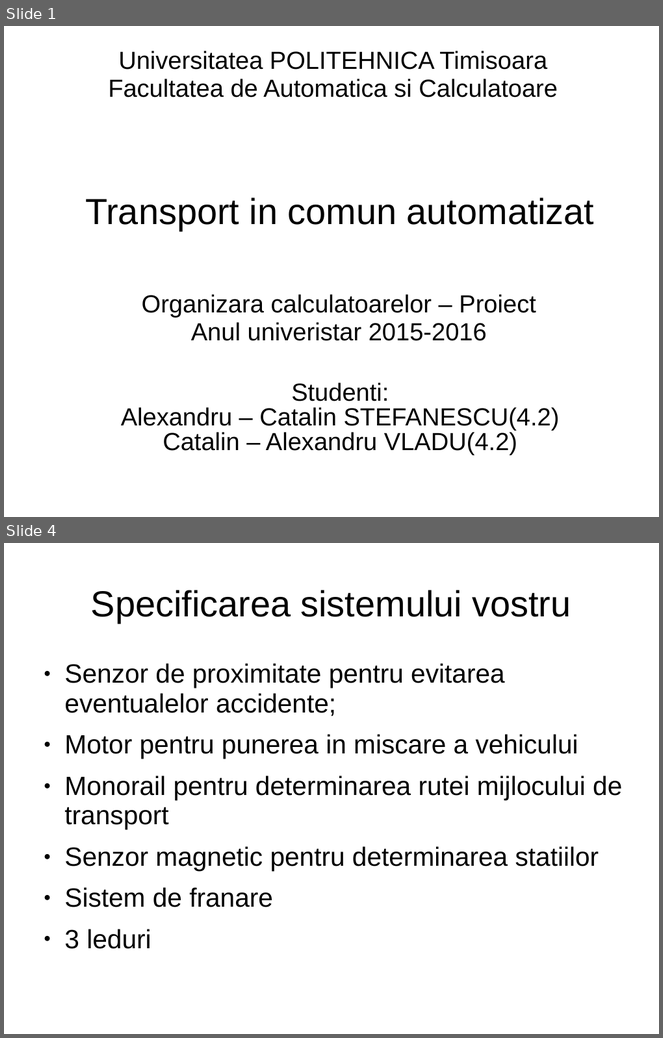
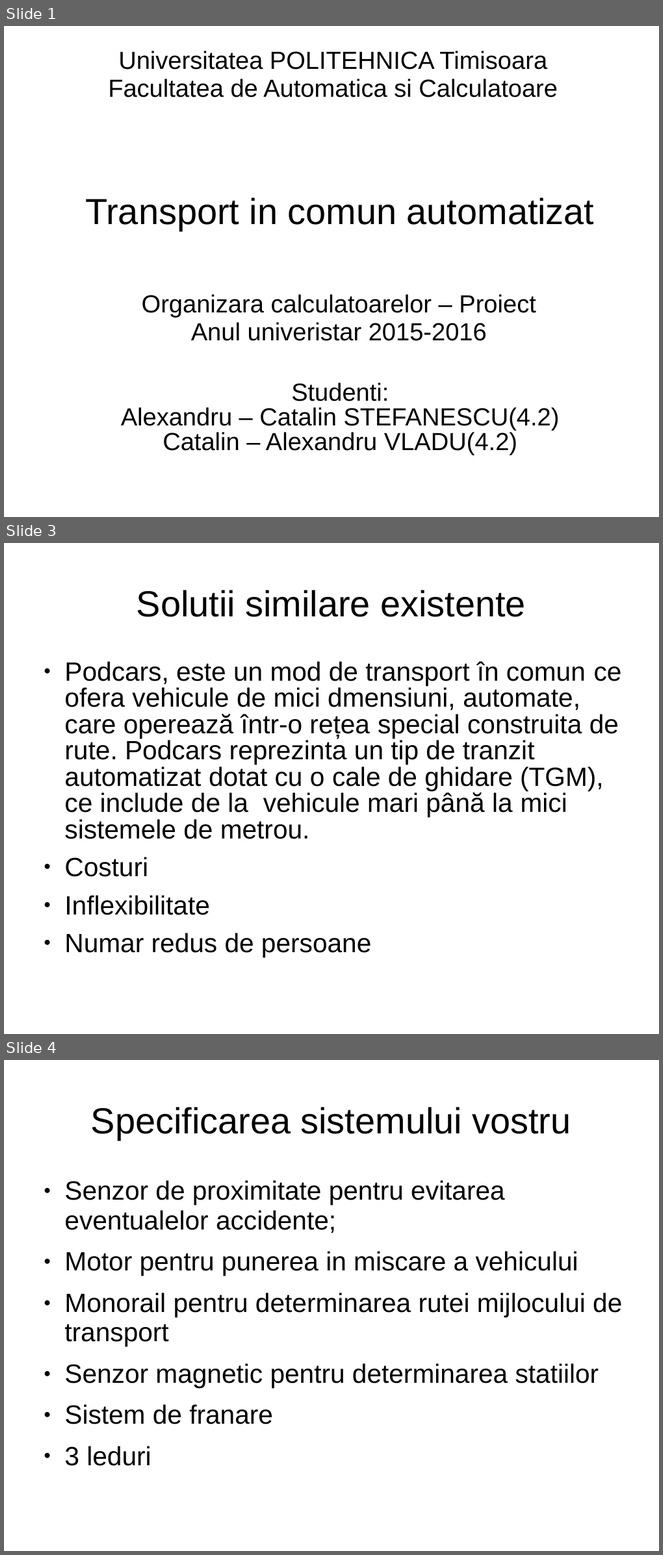
Before and after one commit to astef001/oc2016, a slide deck: TemplateTema-W1-2.ppt. Shown one above the other, each under a label of ours: slides 1 and 4 before the commit, slides 1, 3 and 4 after it; the slides between them are not shown. The pictures are 663x1038 and 663x1555 pixels, drawn with LibreOffice and Linux fonts; fonts in the diff are those of the drawing. Boxes give left, top, right and bottom in pixels: in the first picture for what was removed or moved away, otherwise in the second. Text is boxed around its words. In the diff, an @@ line names an element or a change of style, - is before the commit and + after.

```diff
--- a/TemplateTema-W1-2.ppt
+++ b/TemplateTema-W1-2.ppt
@@ slide 3 added at box(4, 543, 659, 1034), background #FFFFFF @@
@@ title added at box(137, 590, 525, 617), 44 pt, text #000000 @@
+Solutii similare existente
@@ text added at box(64, 661, 622, 958), 32 pt, text #000000 @@
+● Podcars, este un mod de transport în comun ce ofera vehicule de mici dmensiuni, automate, care operează într-o rețea special construita de rute. Podcars reprezinta un tip de tranzit automatizat dotat cu o cale de ghidare (TGM), ce include de la vehicule mari până la mici sistemele de metrou.
+● Costuri
+● Inflexibilitate
+● Numar redus de persoane
```
Also in this commit, not shown: 1 slide changed, 1 slide removed.
